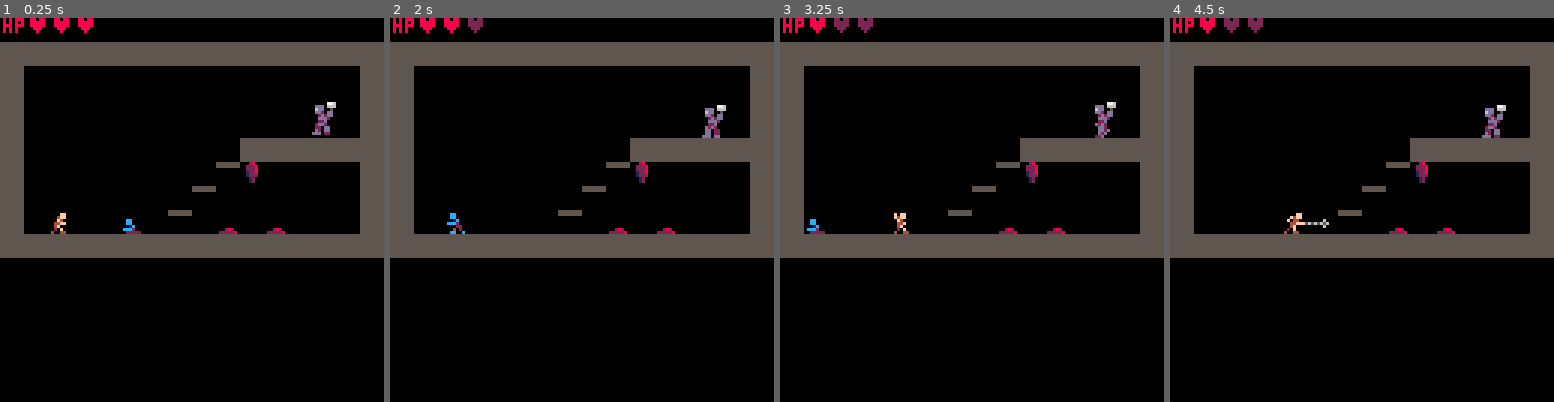
Above: before the commit, frames 1-4 (left to right).
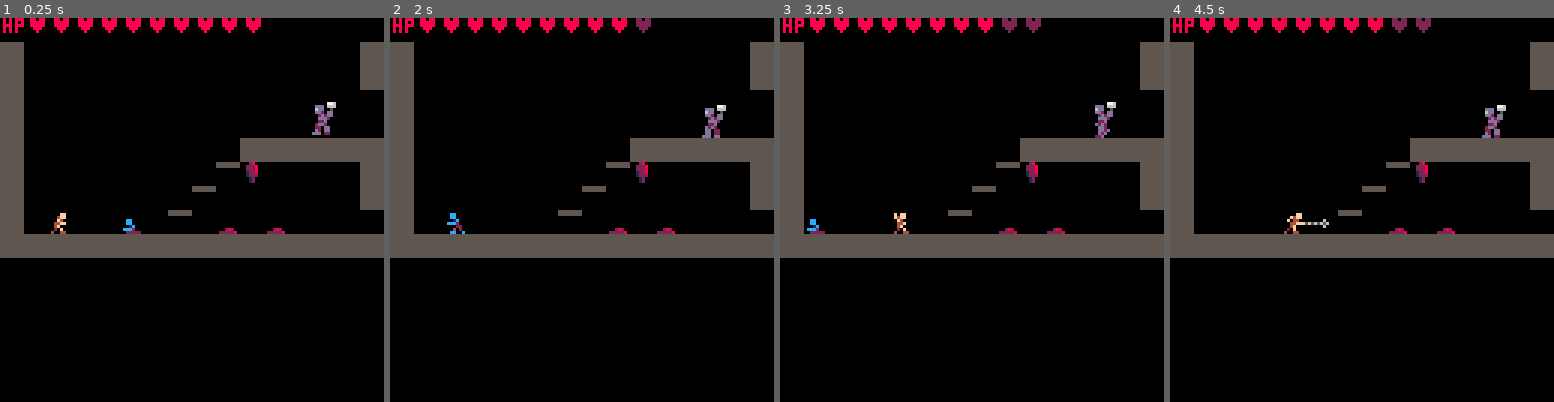
Above: after the commit, the same moments.

Repository: AddisonMink/fortrebosque
Game: PICO-8 cartridge main.p8
Two runs of this game, one before a commit and one after it. Both use one fixed random seed, a clock stepped at 60 frames per second and the inputs below.
Inputs:
- Up to frame 1 (0.25 s): no input
- Up to frame 2 (2 s): tap X (X key) at 0.33, 1.07, 1.85 s; tap O (Z key) at 0.7, 1.7 s; hold Right from 1.6 s (still down)
- Up to frame 3 (3.25 s): release Right at 2.1 s; tap O (Z key) at 2.1, 2.5, 2.9 s; hold Right 2.47-3.03 s; tap X (X key) at 2.97 s; hold Left from 3.08 s (still down)
- Up to frame 4 (4.5 s): tap O (Z key) at 3.3, 3.7, 4.1 s; release Left at 3.58 s; hold Right from 4.02 s (still down); tap X (X key) at 4.08 s

The runs differ from the first frame. In frame 1, 7.4% of the frame differs, in the area x 6-100%, y 0-57%; in frame 2, 7.5%; in frame 3, 7.6%; in frame 4, 7.6%.

Commit message:
update map.

Diff:
--- a/main.p8
+++ b/main.p8
@@ -17,7 +17,10 @@
 end
 
 function _update()
-	room.update()
+	result = room.update()
+	if result then
+		room = room_load(result.rx, result.ry, player)
+	end
 end
 
 function _draw()
@@ -192,30 +195,30 @@
 0000000000000000000000000000000000000000000000000000000000000000010200000000000000000000000000000000000000000000000000000000000000000000000000000000000000000000000000000000000000000000000000000000000000000000000000000000000000000000000000000000000000000000
 0000000000000000000000000000000000000000000000000000000000000000000000000000000000000000000000000000000000000000000000000000000000000000000000000000000000000000000000000000000000000000000000000000000000000000000000000000000000000000000000000000000000000000
 __map__
+0000000000000000000000000000002020202020202020202020202020202020202020202020202020202020202020202020202020202020202020202020202020202020202020202020202020202020202020202020202020202020202020202020202020202020202020202020202020202020202020202020202020202020
+0000000000000000000000000000002020000000000000000000000000000020200000000000000000000000000000202000000000000000000000000000002020000000000000000000000000000020200000000000000000000000000000202000000000000000000000000000002020000000000000000000000000000020
+2000000000000000000000000000002020000000000000000000000000000020200000000000000000000000000000202000000000000000000000000000002020000000000000000000000000000020200000000000000000000000000000202000000000000000000000000000002020000000000000000000000000000020
+2000000000000000000000000000002020000000000000000000000000000020200000000000000000000000000000202000000000000000000000000000002020000000000000000000000000000020200000000000000000000000000000202000000000000000000000000000002020000000000000000000000000000020
+2000000000000000000000000000002020000000000000000000000000000020200000000000000000000000000000202000000000000000000000000000002020000000000000000000000000000020200000000000000000000000000000202000000000000000000000000000002020000000000000000000000000000020
+2000000000202020210000000000002020000000000000000000000000000020200000000000000000000000000000202000000000000000000000000000002020000000000000000000000000000020200000000000000000000000000000202000000000000000000000000000002020000000000000000000000000000020
+2000000000000000000021000000000000000000000000000000000000000020200000000000000000000000000000202000000000000000000000000000002020000000000000000000000000000020200000000000000000000000000000202000000000000000000000000000002020000000000000000000000000000020
+2000000000000000000000002100000000000000000000000000000000000020200000000000000000000000000000202000000000000000000000000000002020000000000000000000000000000020200000000000000000000000000000202000000000000000000000000000002020000000000000000000000000000020
+2000000000000000000000000000202020202020202100002120202020202020202020202020202020202020202020202020202020202020202020202020202020202020202020202020202020202020202020202020202020202020202020202020202020202020202020202020202020202020202020202020202020202020
+2000000000000000000000000000002020202020200000212020202020202020202020202020202020202020202020202020202020202020202020202020202020202020202020202020202020202020202020202020202020202020202020202020202020202020202020202020202020202020202020202020202020202020
+2000000000000000000000000000002020000000000021000900000009000920200000000000000000000000000000202000000000000000000000000000002020000000000000000000000000000020200000000000000000000000000000202000000000000000000000000000002020000000000000000000000000000020
+2000000000000000000000000000000000000000002100000000000000000000000000000000000000000000000000202000000000000000000000000000002020000000000000000000000000000020200000000000000000000000000000202000000000000000000000000000002020000000000000000000000000000020
+2000000000000000000000000001000000000000210000000000000000000000000000000000000000000000000000202000000000000000000000000000002020000000000000000000000000000020200000000000000000000000000000202000000000000000000000000000002020000000000000000000000000000020
+2000000000000000000020202020202020202020202020210000210000212120200000000000000000000000000000202000000000000000000000000000002020000000000000000000000000000020200000000000000000000000000000202000000000000000000000000000002020000000000000000000000000000020
+2000000000000000002109000000002020202020202020202100000000000020200000000000000000000000000000202000000000000000000000000000002020000000000000000000000000000020200000000000000000000000000000202000000000000000000000000000002020000000000000000000000000000020
+2000000000000000210000000000002020202020200000202021000000000020200000000000000000000000000000202000000000000000000000000000002020000000000000000000000000000020200000000000000000000000000000202000000000000000000000000000002020000000000000000000000000000020
+2000000000170021001700170000000000000000001700202020210000000020200000000000000000000000000000202000000000000000000000000000002020000000000000000000000000000020200000000000000000000000000000202000000000000000000000000000002020000000000000000000000000000020
+2020202020202020202020202020202020202020202000202020202020202020202020202020202020202020202020202020202020202020202020202020202020202020202020202020202020202020202020202020202020202020202020202020202020202020202020202020202020202020202020202020202020202020
+2020202020202020202020202020202020202020202000202020202020202020202020202020202020202020202020202020202020202020202020202020202020202020202020202020202020202020202020202020202020202020202020202020202020202020202020202020202020202020202020202020202020202020
+2000000000000000000000000000002020000000000000000000000000000020200000000000000000000000000000202000000000000000000000000000002020000000000000000000000000000020200000000000000000000000000000202000000000000000000000000000002020000000000000000000000000000020
+2000000000000000000000000000002020000000000000000000000000000020200000000000000000000000000000202000000000000000000000000000002020000000000000000000000000000020200000000000000000000000000000202000000000000000000000000000002020000000000000000000000000000020
+2000000000000000000000000000002020000000000000000000000000000020200000000000000000000000000000202000000000000000000000000000002020000000000000000000000000000020200000000000000000000000000000202000000000000000000000000000002020000000000000000000000000000020
+2000000000000000000000000000002020000000000000000000000000000020200000000000000000000000000000202000000000000000000000000000002020000000000000000000000000000020200000000000000000000000000000202000000000000000000000000000002020000000000000000000000000000020
+2000000000000000000000000000002020000000000000000000000000000020200000000000000000000000000000202000000000000000000000000000002020000000000000000000000000000020200000000000000000000000000000202000000000000000000000000000002020000000000000000000000000000020
+2000000000000000000000000000002020000000000000000000000000000020200000000000000000000000000000202000000000000000000000000000002020000000000000000000000000000020200000000000000000000000000000202000000000000000000000000000002020000000000000000000000000000020
+2000000000000000000000000000002020000000000000000000000000000020200000000000000000000000000000202000000000000000000000000000002020000000000000000000000000000020200000000000000000000000000000202000000000000000000000000000002020000000000000000000000000000020
 2020202020202020202020202020202020202020202020202020202020202020202020202020202020202020202020202020202020202020202020202020202020202020202020202020202020202020202020202020202020202020202020202020202020202020202020202020202020202020202020202020202020202020
-2000000000000000000000000000002020000000000000000000000000000020200000000000000000000000000000202000000000000000000000000000002020000000000000000000000000000020200000000000000000000000000000202000000000000000000000000000002020000000000000000000000000000020
-2000000000000000000000000000002020000000000000000000000000000020200000000000000000000000000000202000000000000000000000000000002020000000000000000000000000000020200000000000000000000000000000202000000000000000000000000000002020000000000000000000000000000020
-2000000000000000000000000000002020000000000000000000000000000020200000000000000000000000000000202000000000000000000000000000002020000000000000000000000000000020200000000000000000000000000000202000000000000000000000000000002020000000000000000000000000000020
-2000000000000000000000000000002020000000000000000000000000000020200000000000000000000000000000202000000000000000000000000000002020000000000000000000000000000020200000000000000000000000000000202000000000000000000000000000002020000000000000000000000000000020
-2000000000000000000000000000002020000000000000000000000000000020200000000000000000000000000000202000000000000000000000000000002020000000000000000000000000000020200000000000000000000000000000202000000000000000000000000000002020000000000000000000000000000020
-2000000000000000000000000000002020000000000000000000000000000020200000000000000000000000000000202000000000000000000000000000002020000000000000000000000000000020200000000000000000000000000000202000000000000000000000000000002020000000000000000000000000000020
-2000000000000000000000000000002020000000000000000000000000000020200000000000000000000000000000202000000000000000000000000000002020000000000000000000000000000020200000000000000000000000000000202000000000000000000000000000002020000000000000000000000000000020
-2020202020202020202020202020202020202020202020202020202020202020202020202020202020202020202020202020202020202020202020202020202020202020202020202020202020202020202020202020202020202020202020202020202020202020202020202020202020202020202020202020202020202020
-2020202020202020202020202020202020202020202020202020202020202020202020202020202020202020202020202020202020202020202020202020202020202020202020202020202020202020202020202020202020202020202020202020202020202020202020202020202020202020202020202020202020202020
-2000000000000000000000000000002020000000000000000000000000000020200000000000000000000000000000202000000000000000000000000000002020000000000000000000000000000020200000000000000000000000000000202000000000000000000000000000002020000000000000000000000000000020
-2000000000000000000000000000002020000000000000000000000000000020200000000000000000000000000000202000000000000000000000000000002020000000000000000000000000000020200000000000000000000000000000202000000000000000000000000000002020000000000000000000000000000020
-2000000000000000000000000001002020000000000000000000000000000020200000000000000000000000000000202000000000000000000000000000002020000000000000000000000000000020200000000000000000000000000000202000000000000000000000000000002020000000000000000000000000000020
-2000000000000000000020202020202020000000000000000000000000000020200000000000000000000000000000202000000000000000000000000000002020000000000000000000000000000020200000000000000000000000000000202000000000000000000000000000002020000000000000000000000000000020
-2000000000000000002109000000002020000000000000000000000000000020200000000000000000000000000000202000000000000000000000000000002020000000000000000000000000000020200000000000000000000000000000202000000000000000000000000000002020000000000000000000000000000020
-2000000000000000210000000000002020000000000000000000000000000020200000000000000000000000000000202000000000000000000000000000002020000000000000000000000000000020200000000000000000000000000000202000000000000000000000000000002020000000000000000000000000000020
-2000000000170021001700170000002020000000000000000000000000000020200000000000000000000000000000202000000000000000000000000000002020000000000000000000000000000020200000000000000000000000000000202000000000000000000000000000002020000000000000000000000000000020
-2020202020202020202020202020202020202020202020202020202020202020202020202020202020202020202020202020202020202020202020202020202020202020202020202020202020202020202020202020202020202020202020202020202020202020202020202020202020202020202020202020202020202020
-2020202020202020202020202020202020202020202020202020202020202020202020202020202020202020202020202020202020202020202020202020202020202020202020202020202020202020202020202020202020202020202020202020202020202020202020202020202020202020202020202020202020202020
-2000000000000000000000000000002020000000000000000000000000000020200000000000000000000000000000202000000000000000000000000000002020000000000000000000000000000020200000000000000000000000000000202000000000000000000000000000002020000000000000000000000000000020
-2000000000000000000000000000002020000000000000000000000000000020200000000000000000000000000000202000000000000000000000000000002020000000000000000000000000000020200000000000000000000000000000202000000000000000000000000000002020000000000000000000000000000020
-2000000000000000000000000000002020000000000000000000000000000020200000000000000000000000000000202000000000000000000000000000002020000000000000000000000000000020200000000000000000000000000000202000000000000000000000000000002020000000000000000000000000000020
-2000000000000000000000000000002020000000000000000000000000000020200000000000000000000000000000202000000000000000000000000000002020000000000000000000000000000020200000000000000000000000000000202000000000000000000000000000002020000000000000000000000000000020
-2000000000000000000000000000002020000000000000000000000000000020200000000000000000000000000000202000000000000000000000000000002020000000000000000000000000000020200000000000000000000000000000202000000000000000000000000000002020000000000000000000000000000020
-2000000000000000000000000000002020000000000000000000000000000020200000000000000000000000000000202000000000000000000000000000002020000000000000000000000000000020200000000000000000000000000000202000000000000000000000000000002020000000000000000000000000000020
-2000000000000000000000000000002020000000000000000000000000000020200000000000000000000000000000202000000000000000000000000000002020000000000000000000000000000020200000000000000000000000000000202000000000000000000000000000002020000000000000000000000000000020
-2020202020202020202020202020202020202020202020202020202020202020202020202020202020202020202020202020202020202020202020202020202020202020202020202020202020202020202020202020202020202020202020202020202020202020202020202020202020202020202020202020202020202020
--- a/player.lua
+++ b/player.lua
@@ -118,7 +118,7 @@
 
 player = {
     body = body_new(16, 48, 0, 0, 1, true),
-    hitbox = hitbox_new("player", 3),
+    hitbox = hitbox_new("player", 10),
     anim = { frames = { 16 }, fps = 1 },
     update = player_behavior_new()
 }
--- a/room.lua
+++ b/room.lua
@@ -7,6 +7,10 @@
 
     local tx = rx * 16
     local ty = ry * 9
+    local x = tx * 8
+    local y = ty * 8
+    local x2 = x + 128
+    local y2 = y + 72
     local entities = { player }
 
     for tx = tx, tx + 15 do
@@ -47,6 +51,19 @@
                     update_hitbox(e, entities)
                 end
             end
+
+            local player = entities[1]
+            local px = player.body.x + 4
+            local py = player.body.y + 4
+            if px < x then
+                return { rx = rx - 1, ry = ry }
+            elseif px > x2 then
+                return { rx = rx + 1, ry = ry }
+            elseif py < y then
+                return { rx = rx, ry = ry - 1 }
+            elseif py > y2 then
+                return { rx = rx, ry = ry + 1 }
+            end
         end,
         draw = function()
             camera(tx * 8, ty * 8 - 8)
@@ -59,7 +76,8 @@
             end
 
             local y = ty * 8 - 8
-            local x = print("hp", 1, y, player.hitbox.hp > 0 and 8 or 2)
+            local x = tx * 8
+            x = print("hp", x + 1, y, player.hitbox.hp > 0 and 8 or 2)
             for i = 1, player.hitbox.hp_max do
                 x = print("♥", x, y, i <= player.hitbox.hp and 8 or 2)
             end
